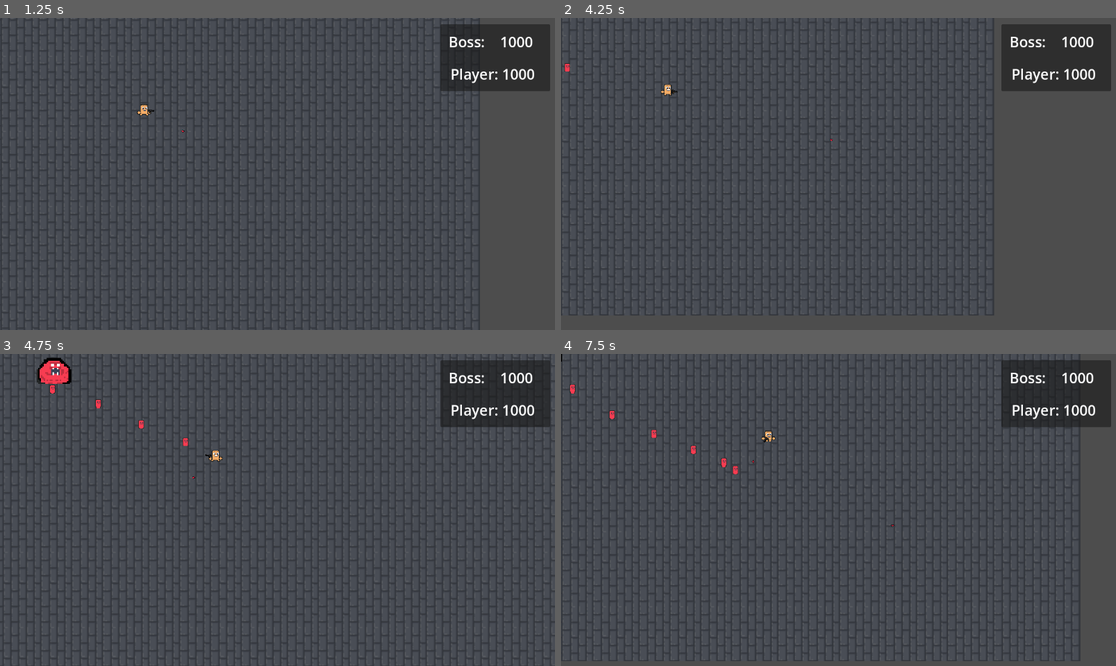
Above: before the commit, frames 1-4 (two rows, left to right).
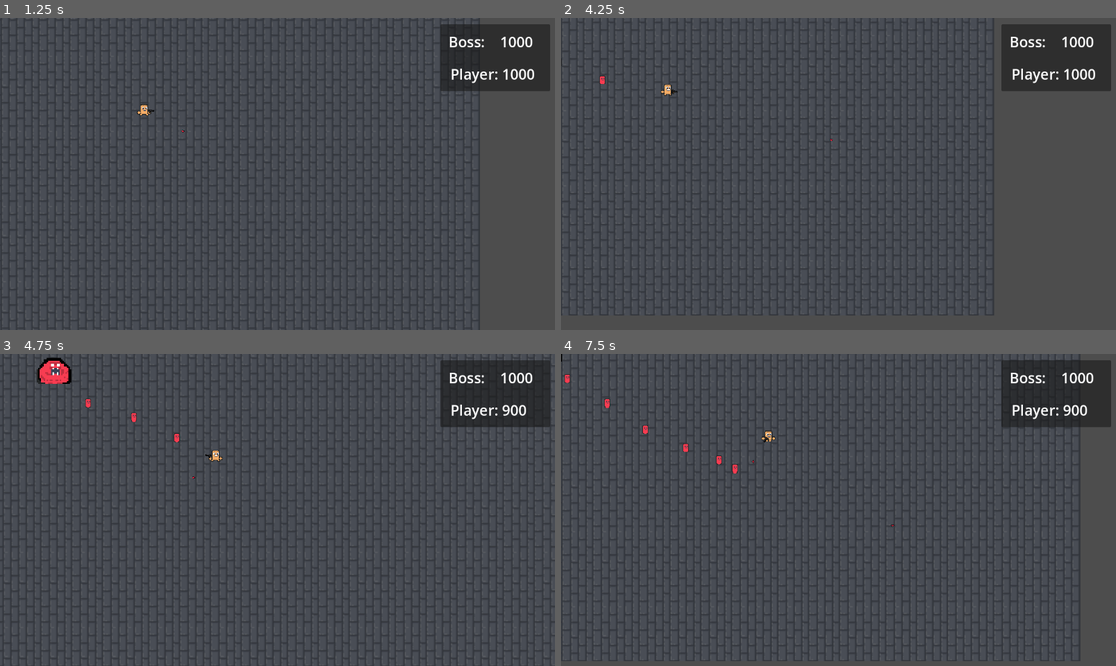
Above: after the commit, the same moments.

Repository: Aartwoo0/fgj24_laughgame
Game: Godot game, scene res://Scenes/Levels/Main.tscn
Same seed, same stepped clock (60 frames per second), same inputs: the game is played once before the commit and once after it.
Inputs (mouse positions are in pixels of both pictures, inside the frame that each line leads up to):
- Up to frame 1 (1.25 s): tap Enter at 0.5 s; move the mouse to (399, 158) at 0.52 s; press the mouse at (399, 158) at 0.53 s; hold D (move_right) from 0.53 s (still down)
- Up to frame 2 (4.25 s): move the mouse to (727, 189) at 1.27 s; release D (move_right) at 1.28 s; release the mouse at (727, 189) at 1.28 s; hold S (move_down) 1.28-2.03 s; click (727, 189) at 1.35 s; move the mouse to (894, 105) at 2.02 s; press the mouse at (894, 105) at 2.03 s; hold D (move_right) 2.03-2.78 s; move the mouse to (810, 236) at 2.77 s; release the mouse at (810, 236) at 2.78 s; hold W (move_up) 2.78-3.53 s; click (810, 236) at 2.85 s; move the mouse to (1005, 220) at 3.52 s; press the mouse at (1005, 220) at 3.53 s; hold A (move_left) from 3.53 s (still down)
- Up to frame 3 (4.75 s): keep holding A (move_left); move the mouse to (111, 463) at 4.27 s; release the mouse at (111, 463) at 4.28 s; click (111, 463) at 4.35 s
- Up to frame 4 (7.5 s): move the mouse to (866, 510) at 5.02 s; release A (move_left) at 5.03 s; press the mouse at (866, 510) at 5.03 s; hold S (move_down) 5.03-5.78 s; move the mouse to (755, 432) at 5.77 s; release the mouse at (755, 432) at 5.78 s; hold D (move_right) 5.78-6.53 s; click (755, 432) at 5.85 s; move the mouse to (960, 494) at 6.52 s; press the mouse at (960, 494) at 6.53 s; hold W (move_up) 6.53-7.28 s; move the mouse to (727, 525) at 7.27 s; release the mouse at (727, 525) at 7.28 s; hold D (move_right) from 7.28 s (still down); click (727, 525) at 7.35 s

Frame 1 is identical in both runs. In frame 2, less than 0.1% of the frame differs, in the area x 0-9%, y 14-22%; in frame 3, 0.3%; in frame 4, 0.4%, in the area x 0-97%, y 6-39%.

Commit message:
changed spawn point

Diff:
--- a/Src/Main.gd
+++ b/Src/Main.gd
@@ -19,7 +19,7 @@
 
 func _on_spawn():
 	var enemy = enemyTemplate.instantiate()
-	enemy.position.x = 100
-	enemy.position.y = 100
+	enemy.position.x = $Boss1.position.x
+	enemy.position.y = $Boss1.position.y + 50
 	enemy.target = $Player
 	self.add_child(enemy)
